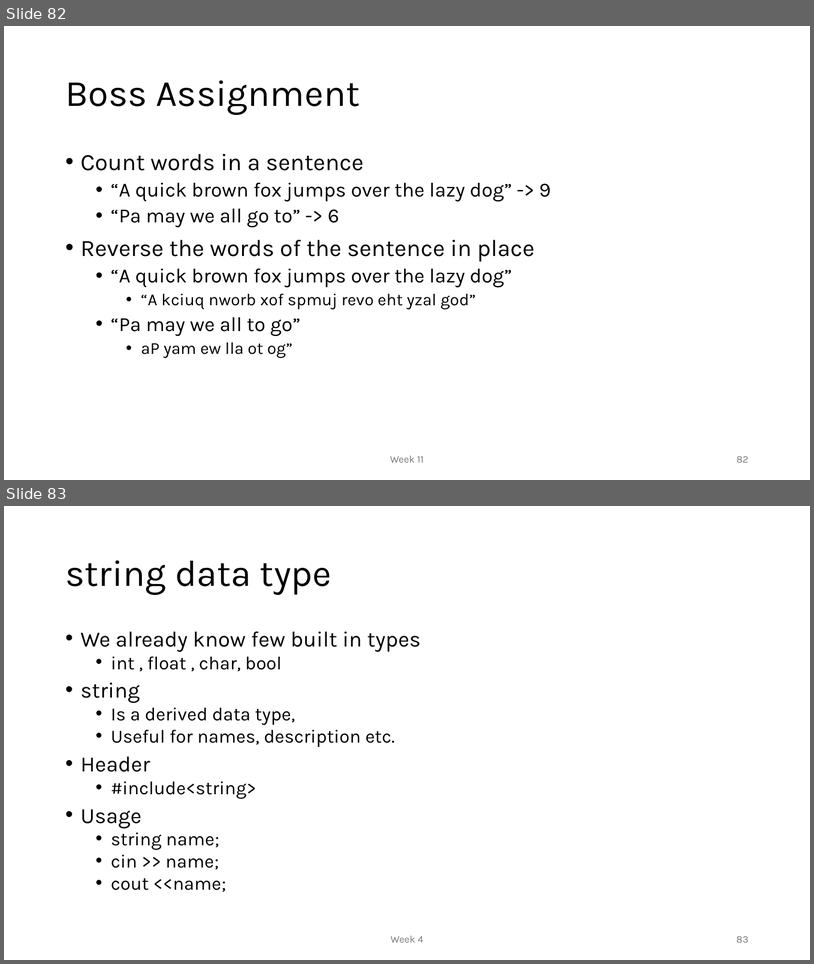
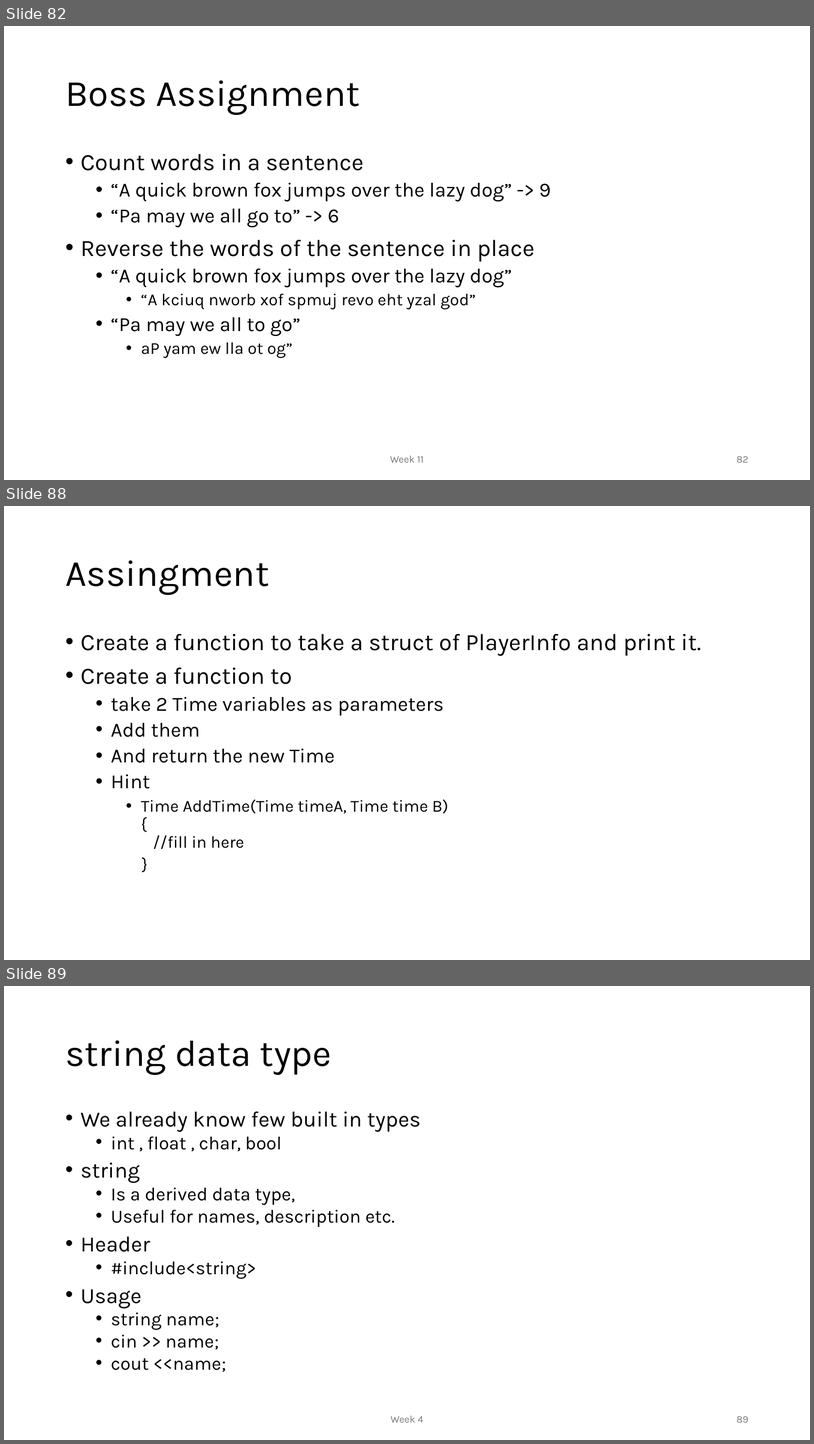
Before and after one commit to MoklaEducation/ems_fall_2025_cpp101, a slide deck: all/Intro to Programming_all.pptx. Shown one above the other, each under a label of ours: slides 82 and 83 before the commit, slides 82, 88 and 89 after it; the slides between them are not shown. The pictures are 814x964 and 814x1444 pixels, drawn with LibreOffice and Linux fonts; fonts in the diff are those of the drawing. Boxes give left, top, right and bottom in pixels: in the first picture for what was removed or moved away, otherwise in the second. Text is boxed around its words. In the diff, an @@ line names an element or a change of style, - is before the commit and + after.

Commit message:
structs

```diff
--- a/all/Intro to Programming_all.pptx
+++ b/all/Intro to Programming_all.pptx
@@ slide 88 added at [4, 506, 810, 960], background #FFFFFF @@
@@ title added at [65, 560, 269, 595], 44 pt, text #000000 @@
+Assingment
@@ text added at [81, 634, 701, 849], 28 pt, text #000000 @@
+• Create a function to take a struct of PlayerInfo and print it.
+• Create a function to
+  • take 2 Time variables as parameters
+  • Add them
+  • And return the new Time
+  • Hint
+    • Time AddTime(Time timeA, Time time B)
+      {
+      //fill in here
+    }
@@ what was slide 83 is now slide 89 @@
@@ page number at [737, 1416, 749, 1422]: text changed @@
-83
+89
```
Also in this commit, not shown: 5 other slides added, 1 other file.
